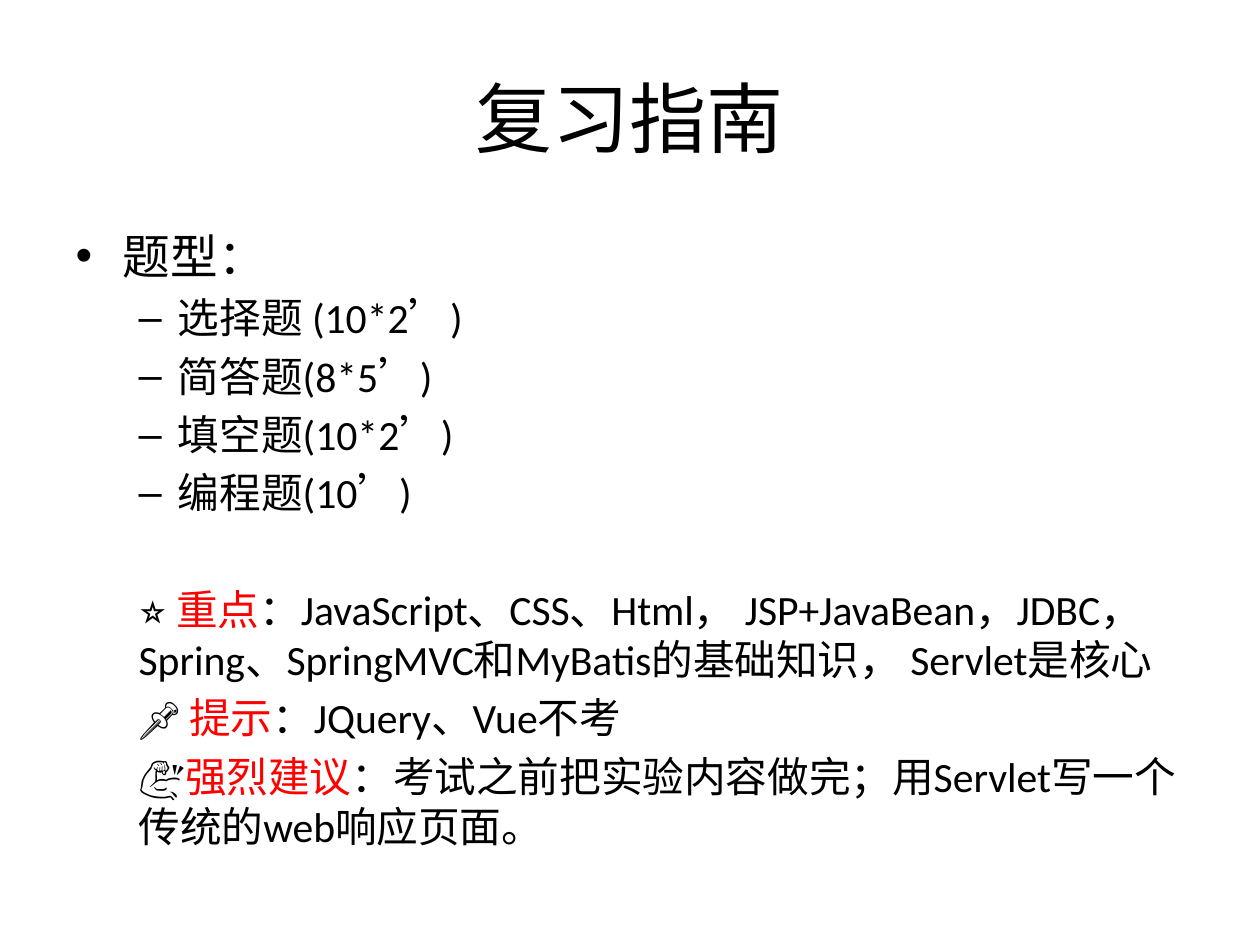
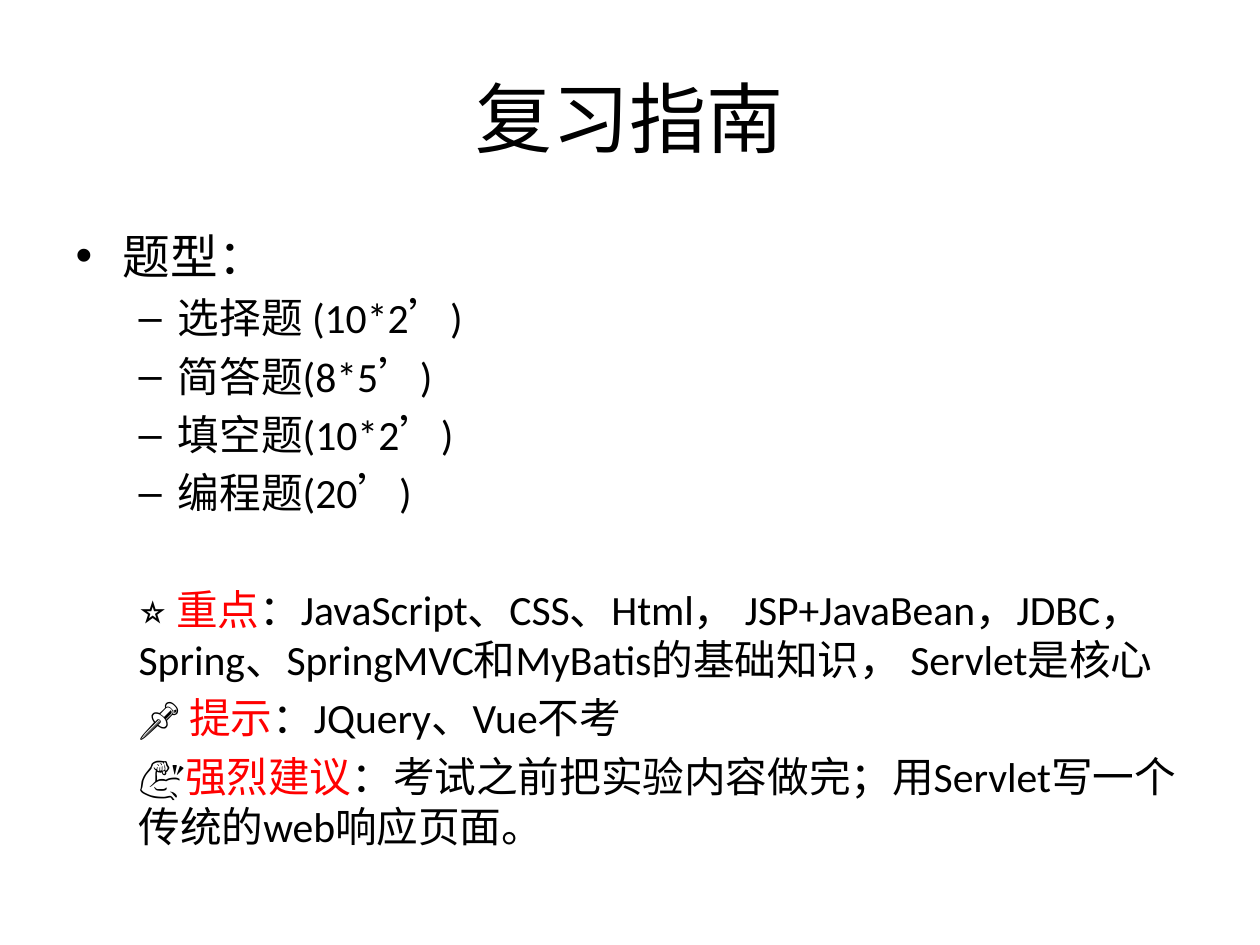
Before and after one commit to chenxofhit/ModernWebFullStack, a slide deck: slide 13 of 课件/part3.JSP:Servlet:SSM/第16章 课程总结.pptx. Drawn at 1260x945 pixels with LibreOffice and Linux fonts; fonts in the diff are those of the drawing. Boxes give left, top, right and bottom in pixels: in the first picture for what was removed or moved away, otherwise in the second. Text is boxed around its words. In the diff, an @@ line names an element or a change of style, - is before the commit and + after.

Commit message:
更新

```diff
--- a/课件/part3.JSP:Servlet:SSM/第16章 课程总结.pptx
+++ b/课件/part3.JSP:Servlet:SSM/第16章 课程总结.pptx
@@ text at [178, 473, 412, 514]: text changed @@
-  – 编程题(10’)
+  – 编程题(20’)
```
